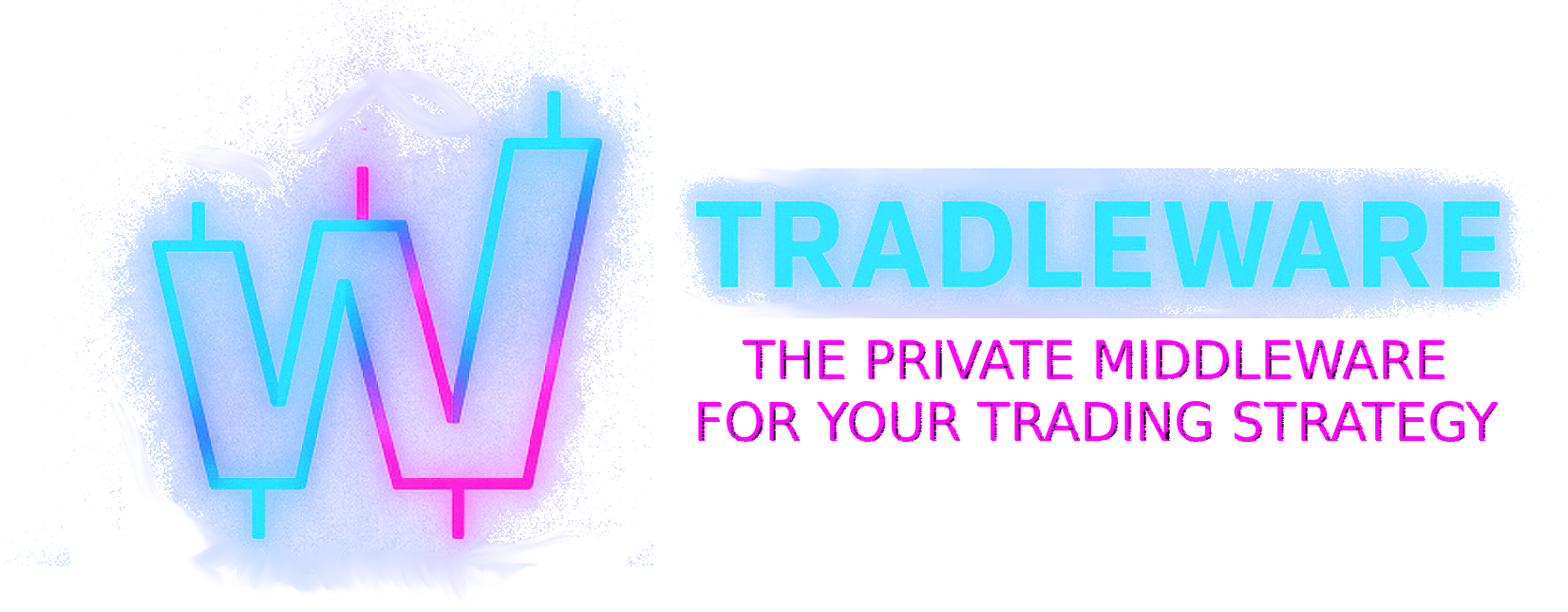
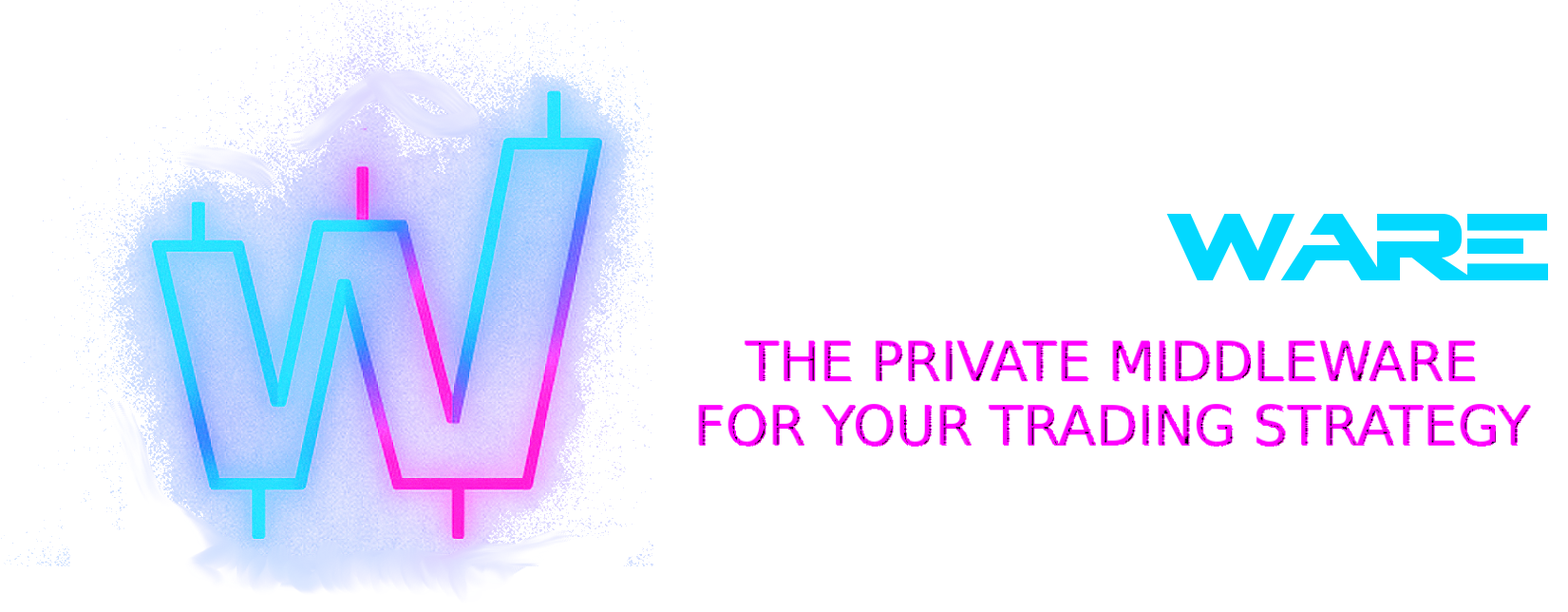
Layered file, before and after one edit (1568x612). Changes by layer:
added layer "TRADLEWARE" above "Pasted Layer #1" over [670, 213, 1549, 281]
hid "Pasted Layer #1" over [667, 168, 1548, 319]
painted on "THE PRIVATE MIDDLEWARE FOR YOU..." over [698, 340, 1531, 447]